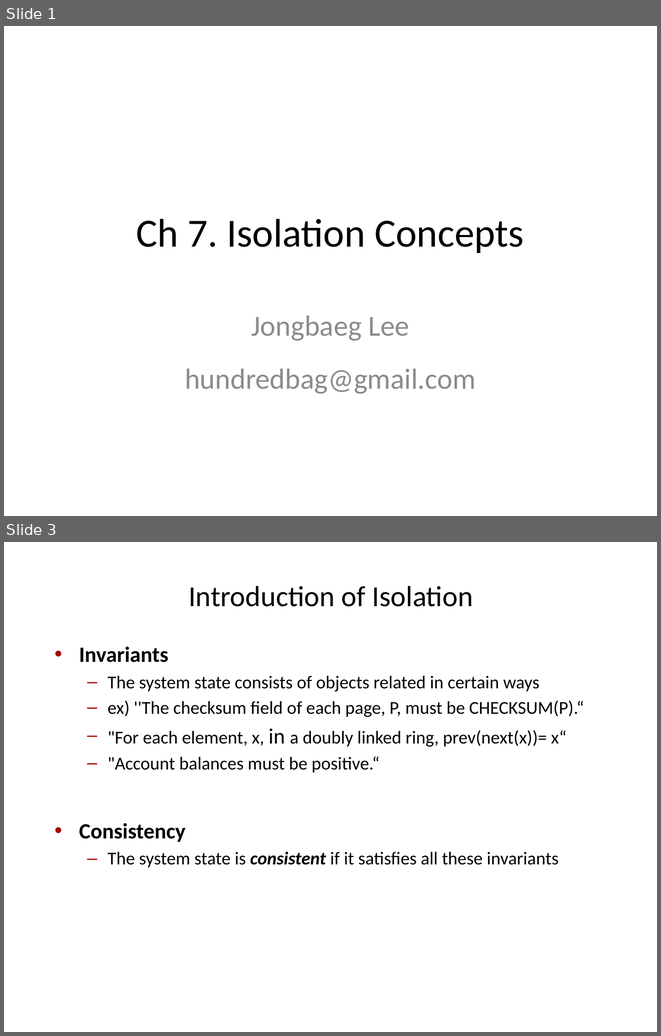
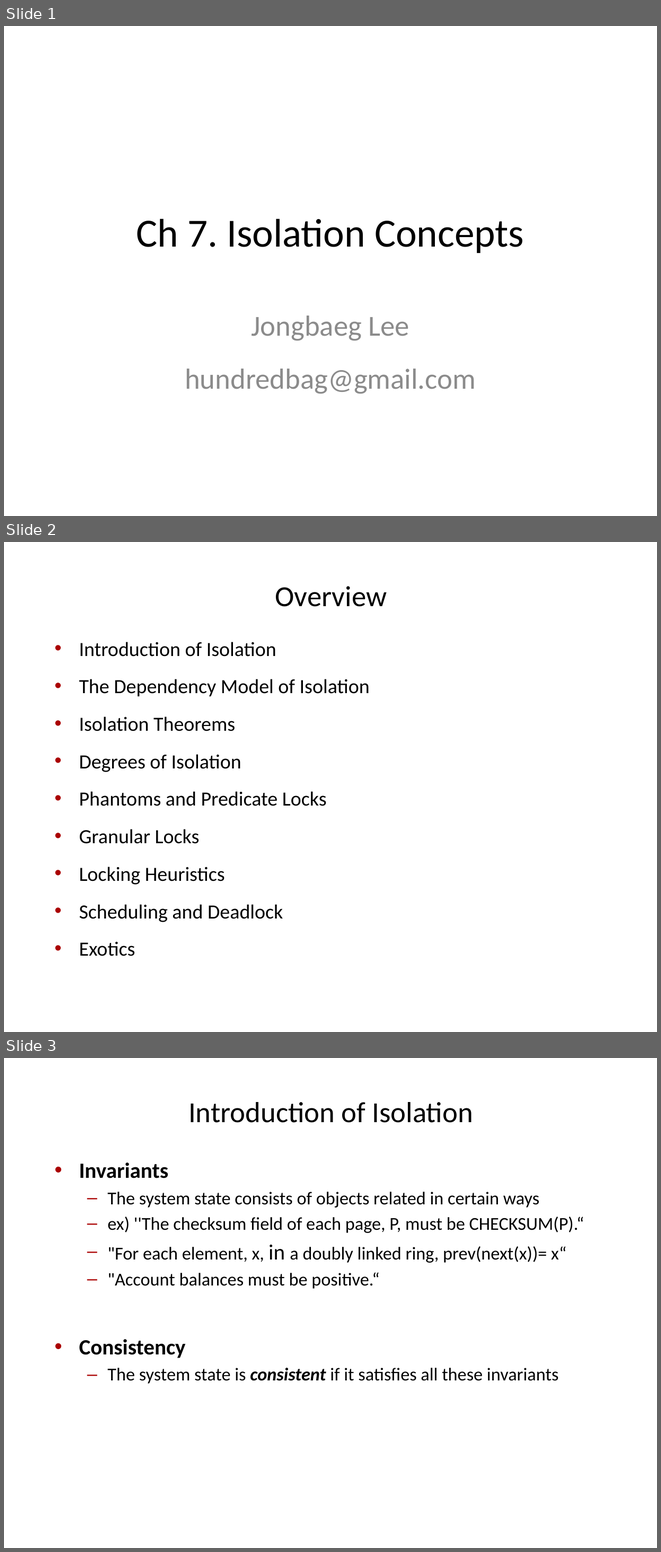
Before and after one commit to VLDB-Study/transaction-processing-study, a slide deck: chapter7/slides/Ch7-Isolation_concepts.pptx. Shown one above the other, each under a label of ours: slides 1 and 3 before the commit, slides 1, 2 and 3 after it; the slides between them are not shown. The pictures are 661x1036 and 661x1552 pixels, drawn with LibreOffice and Linux fonts; fonts in the diff are those of the drawing; background and template pictures are left out. Boxes give left, top, right and bottom in pixels: in the first picture for what was removed or moved away, otherwise in the second. Text is boxed around its words. In the diff, an @@ line names an element or a change of style, - is before the commit and + after.

```diff
--- a/chapter7/slides/Ch7-Isolation_concepts.pptx
+++ b/chapter7/slides/Ch7-Isolation_concepts.pptx
@@ slide 2 added at (x1=4, y1=542, x2=657, y2=1032), background #FFFFFF @@
@@ title added at (x1=275, y1=586, x2=387, y2=607), 32 pt, text #000000 @@
+Overview
@@ text added at (x1=79, y1=642, x2=370, y2=956), 22.2 pt, text #000000 @@
+• Introduction of Isolation
+• The Dependency Model of Isolation
+• Isolation Theorems
+• Degrees of Isolation
+• Phantoms and Predicate Locks
+• Granular Locks
+• Locking Heuristics
+• Scheduling and Deadlock
+• Exotics
```
Also in this commit, not shown: 7 slides changed, 21 other slides added, 4 slides removed.
